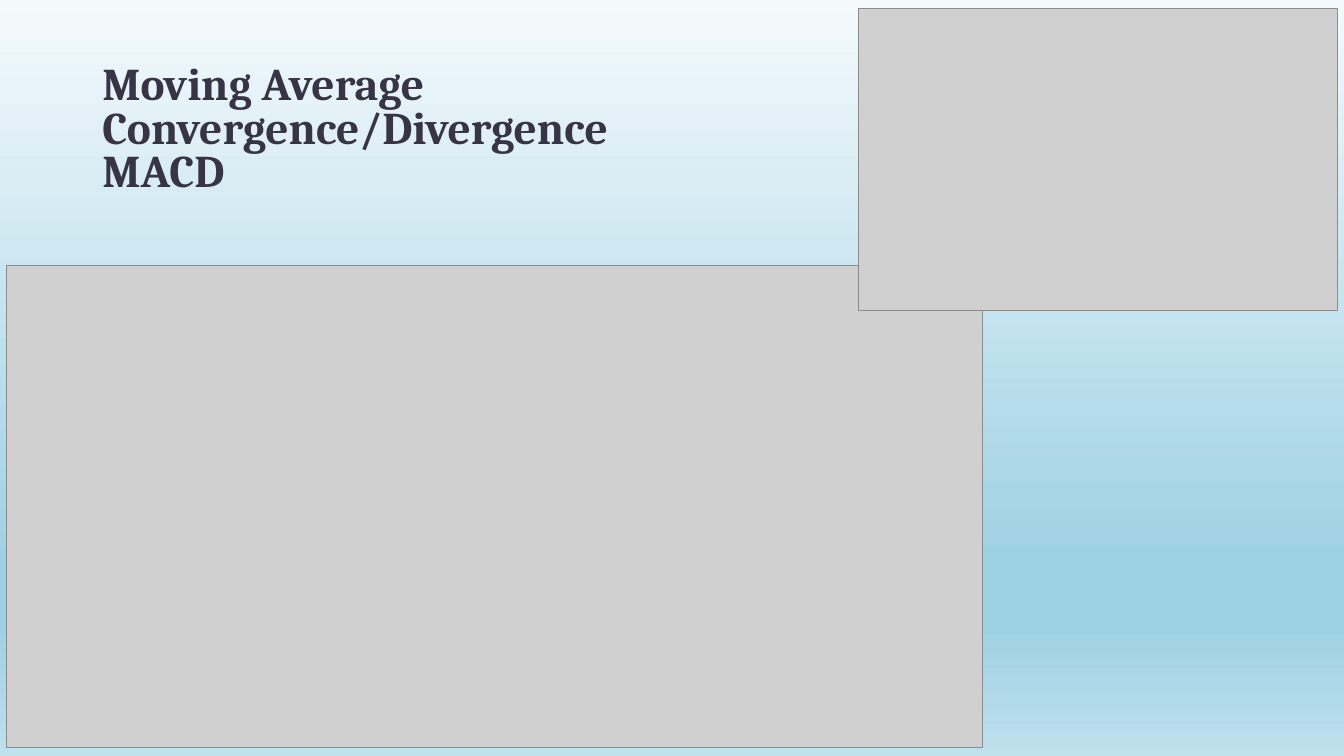
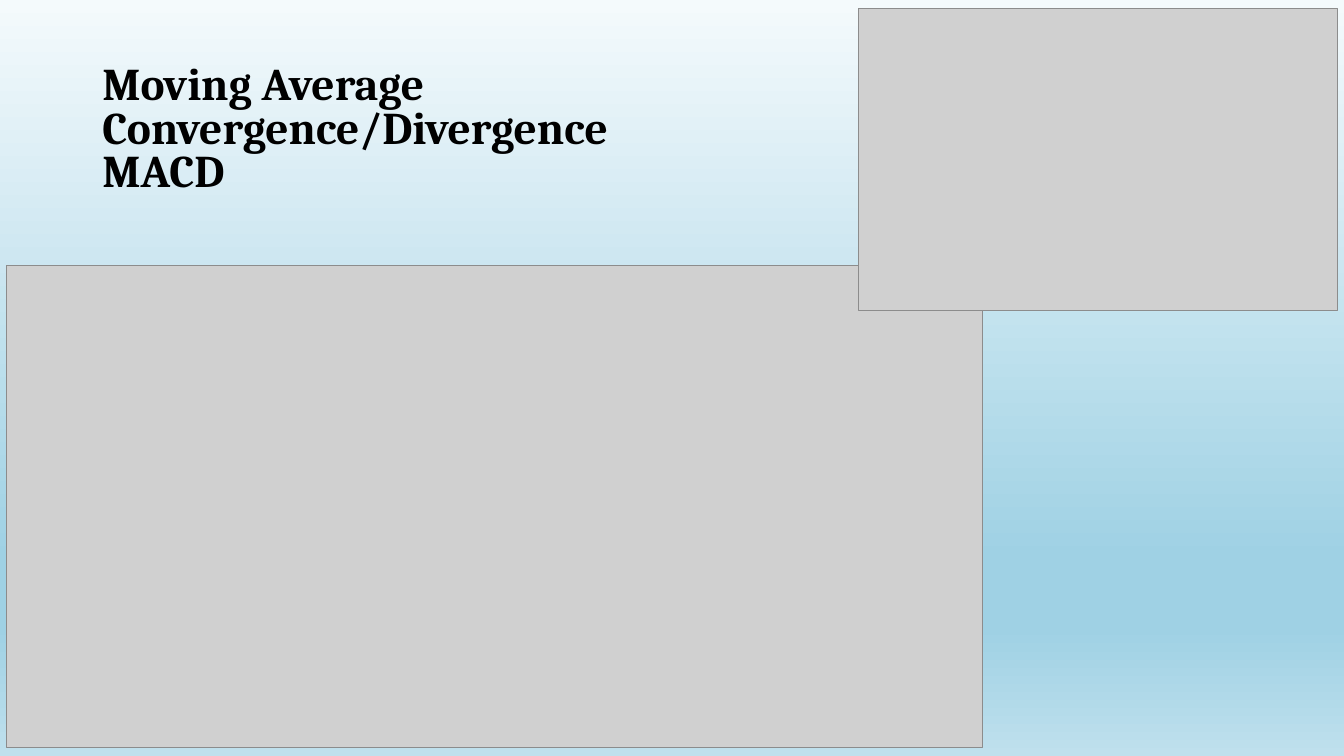
Before and after one commit to JaySiu/Investment-Information-Feed-System, a slide deck: slide 10 of doc/Project Idea Introdution.pptx. Drawn at 1344x756 pixels with LibreOffice and Linux fonts; fonts in the diff are those of the drawing; grey boxes stand for pictures. Boxes give left, top, right and bottom in pixels: in the first picture for what was removed or moved away, otherwise in the second. Text is boxed around its words. In the diff, an @@ line names an element or a change of style, - is before the commit and + after.

```diff
--- a/doc/Project Idea Introdution.pptx
+++ b/doc/Project Idea Introdution.pptx
@@ title "Moving Average Convergence/Divergence MACD" at (102,68,607,188): text colour #373545 to #000000 @@
```
Also in this commit, not shown: 11 other slides changed, 6 slides added, 12 other files.
